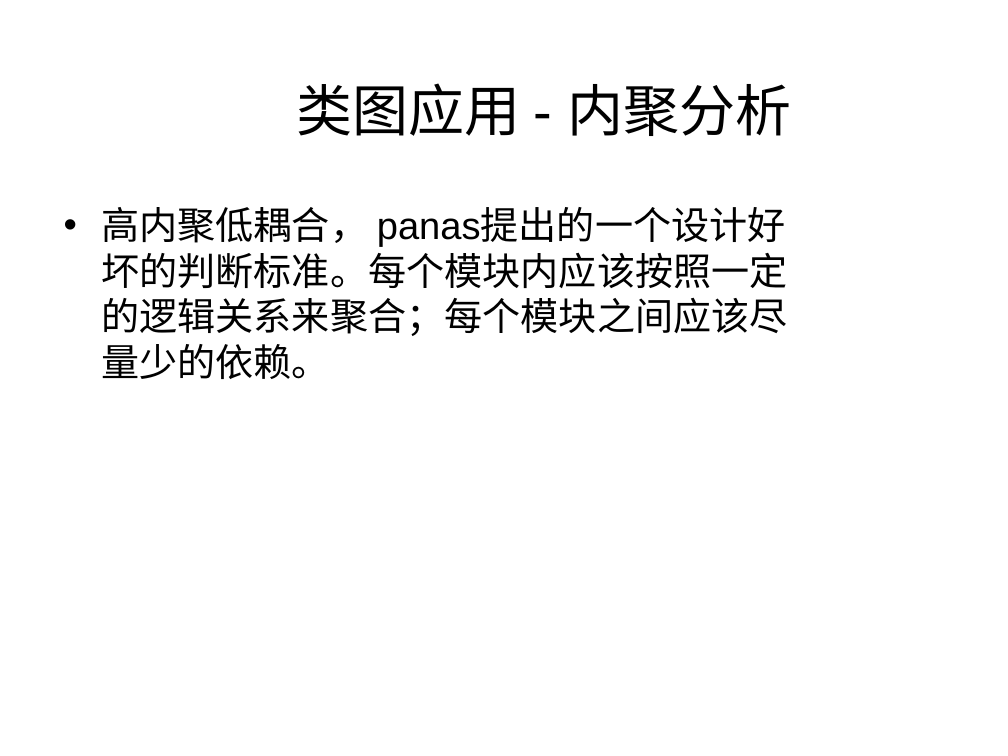
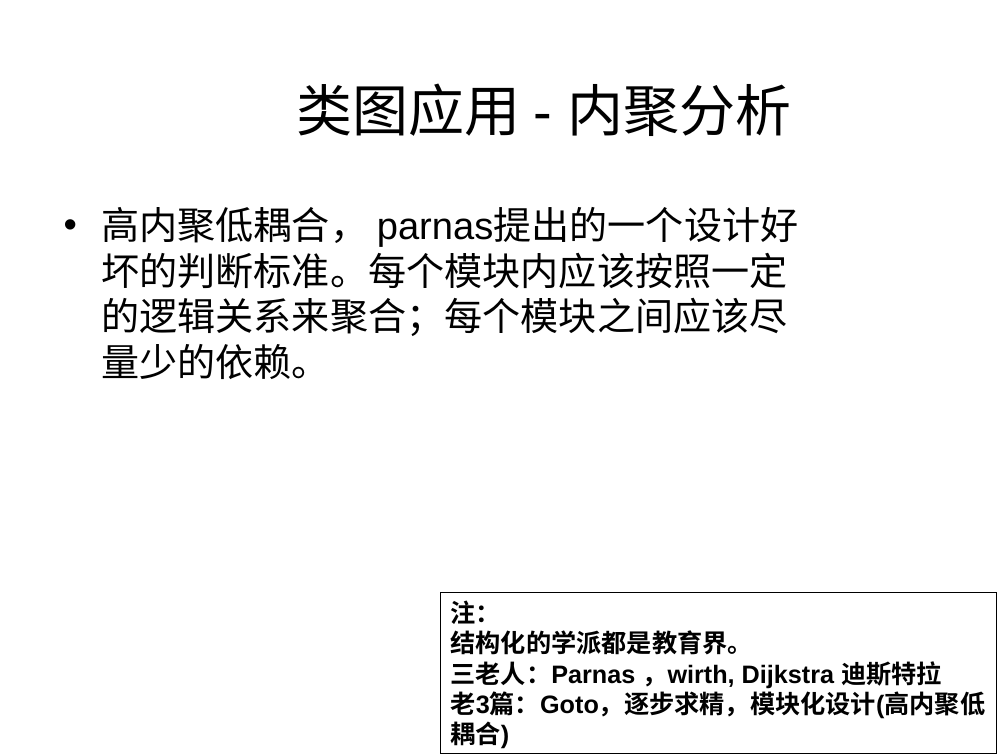
Before and after one commit to 1000copy/delpy, a slide deck: slide 18 of docs/1021project/UML理论和实践.ppt (slide 15 before the commit). Drawn at 1008x756 pixels with LibreOffice and Linux fonts; fonts in the diff are those of the drawing; background and template pictures are left out. Boxes give left, top, right and bottom in pixels: in the first picture for what was removed or moved away, otherwise in the second. Text is boxed around its words. In the diff, an @@ line names an element or a change of style, - is before the commit and + after.

```diff
--- a/docs/1021project/UML理论和实践.ppt
+++ b/docs/1021project/UML理论和实践.ppt
@@ text at bbox=[101, 207, 787, 379]: text changed @@
-• 高内聚低耦合， panas提出的一个设计好坏的判断标准。每个模块内应该按照一定的逻辑关系来聚合；每个模块之间应该尽量少的依赖。
+• 高内聚低耦合， parnas提出的一个设计好坏的判断标准。每个模块内应该按照一定的逻辑关系来聚合；每个模块之间应该尽量少的依赖。
@@ rectangle added at bbox=[440, 593, 996, 754], outline #000000 0.74 pt, 18 pt, text #000000, bold @@
+注：
+结构化的学派都是教育界。
+三老人：Parnas ，wirth, Dijkstra 迪斯特拉
+老3篇：Goto，逐步求精，模块化设计(高内聚低耦合)
```
Also in this commit, not shown: 5 other slides changed, 11 slides added, 1 slide removed.
